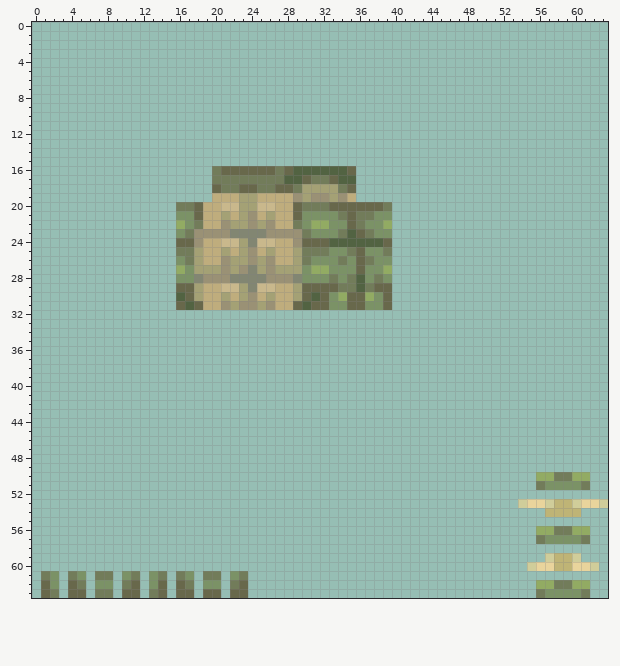
Pixel-art sprite -- src/main/resources/assets/dinosexpansion/textures/armor/astorgosuchus_layer_1.png. This is how it looked before the edit.
The file is 64x64 pixels.
Once edited:
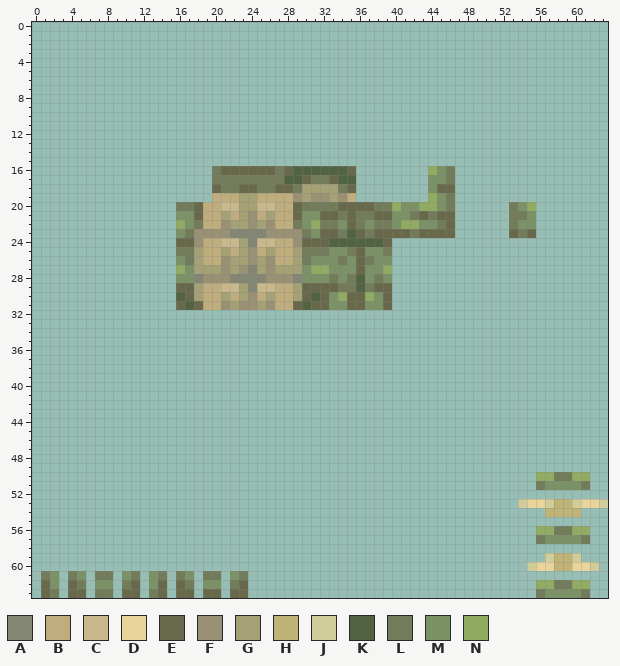
Palette (. is transparent): A #828672  B #bfad7d  C #c9b88c  D #e9d49c  E #68684b  F #9a9175  G #a4a175  H #bfb476  J #d0cd9a  K #526342  L #727c5a  M #7b9266  N #92ab63
What changed:
@@ x 30..57 @@
 15 ............................
-16 KKKKKE......................
-17 ELLEKK......................
-18 GGGGLE......................
-19 GFFGFB......................
-20 LLLEEEEEEL..................
-21 MMMMLELLMM..................
-22 MNNMMELMMN..................
-23 LMMMLKELMM..................
+16 KKKKKE........NML...........
+17 ELLEKK........MML...........
+18 GGGGLE........MEE...........
+19 GFFGFB........NML...........
+20 LLLLEEEELLNMMNNML......LMN..
+21 MMEELELLEEMMLELEE......LLM..
+22 MNLLMELMLLMNNMMLE......LMM..
+23 LMEELKELEEEELEEEE......ELE..
 24 EEEKKKKKKE..................
Boxes around the changes in both pictures, in picture pixels (x1, y1, x2, y2):
changed: (320, 166, 455, 238)
added: (509, 202, 536, 238)
